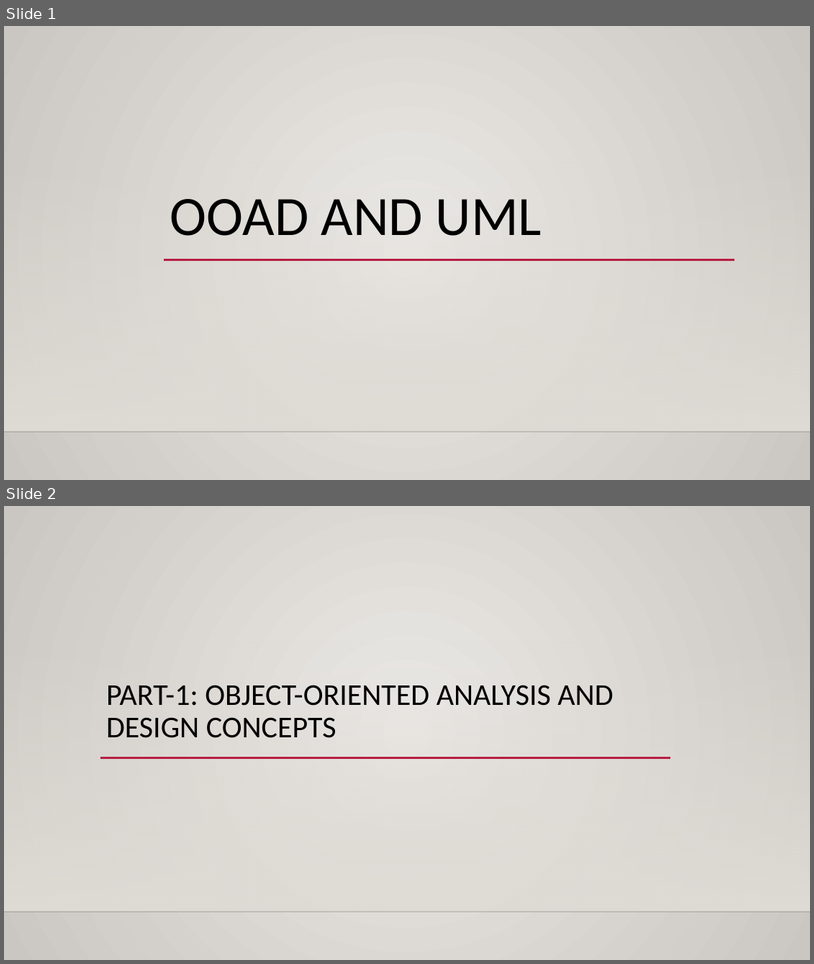
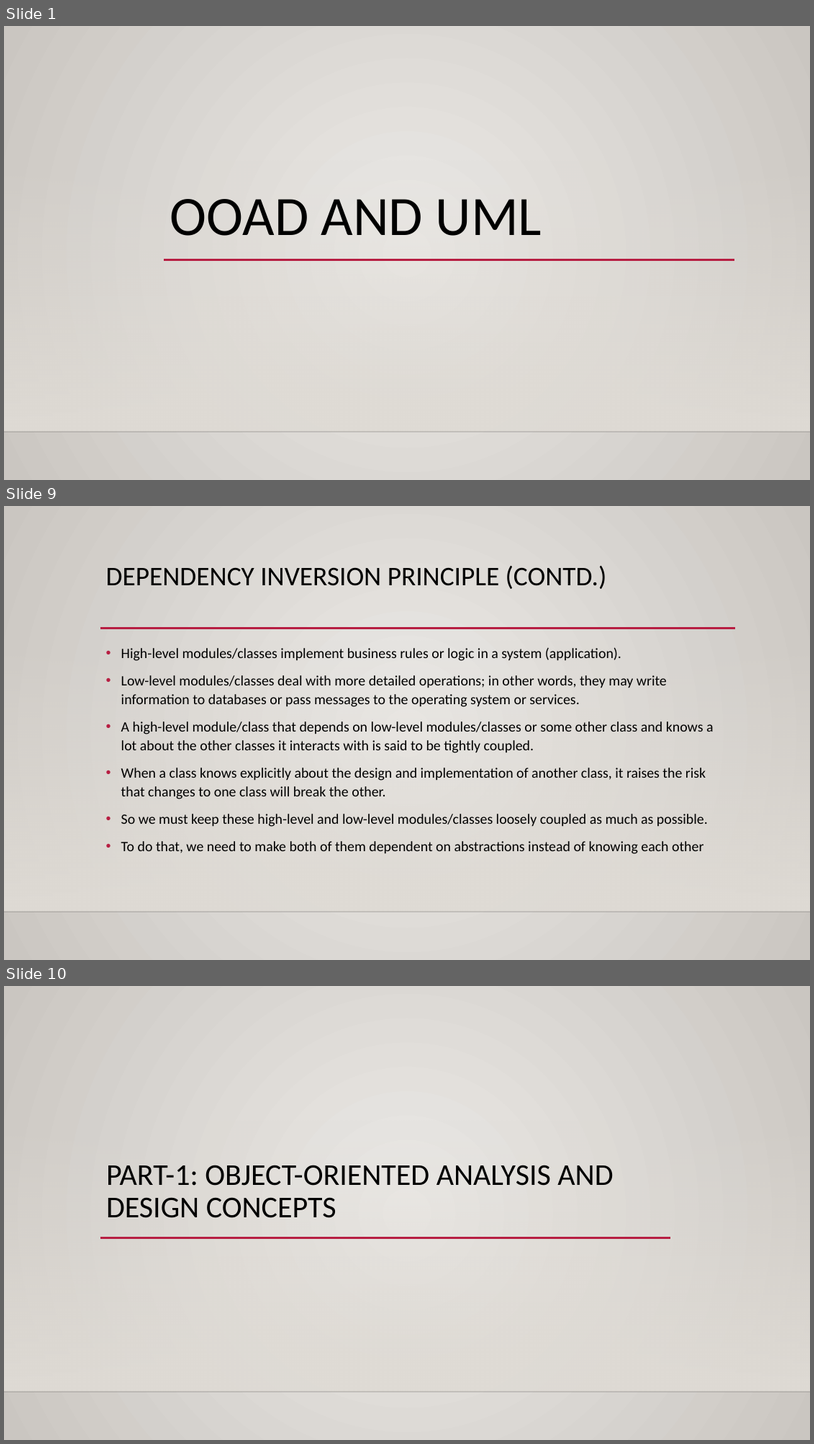
Before and after one commit to joydip-git/siemens-ooad-uml-25thaugust, a slide deck: presentation/OOAD and uml.pptx. Shown one above the other, each under a label of ours: slides 1 and 2 before the commit, slides 1, 9 and 10 after it; the slides between them are not shown. The pictures are 814x964 and 814x1444 pixels, drawn with LibreOffice and Linux fonts; fonts in the diff are those of the drawing; background and template pictures are left out. Boxes give left, top, right and bottom in pixels: in the first picture for what was removed or moved away, otherwise in the second. Text is boxed around its words. In the diff, an @@ line names an element or a change of style, - is before the commit and + after.

```diff
--- a/presentation/OOAD and uml.pptx
+++ b/presentation/OOAD and uml.pptx
@@ slide 9 added at box(4, 506, 810, 960), background gradient #ECEAE7 to #CAC7C1; not listed: 2 template elements that a slide beside it also shows @@
@@ title added at box(106, 566, 607, 589), 32 pt, text #000000 @@
+DEPENDENCY INVERSION PRINCIPLE (CONTD.)
@@ line added from (100, 628) to (736, 628), #B71E42 2.5 pt @@
@@ text added at box(121, 647, 714, 854), 17 pt, text #000000 @@
+• High-level modules/classes implement business rules or logic in a system (application).
+• Low-level modules/classes deal with more detailed operations; in other words, they may write information to databases or pass messages to the operating system or services.
+• A high-level module/class that depends on low-level modules/classes or some other class and knows a lot about the other classes it interacts with is said to be tightly coupled.
+• When a class knows explicitly about the design and implementation of another class, it raises the risk that changes to one class will break the other.
+• So we must keep these high-level and low-level modules/classes loosely coupled as much as possible.
+• To do that, we need to make both of them dependent on abstractions instead of knowing each other
@@ what was slide 2 is now slide 10 @@
```
Also in this commit, not shown: 19 other slides added.
